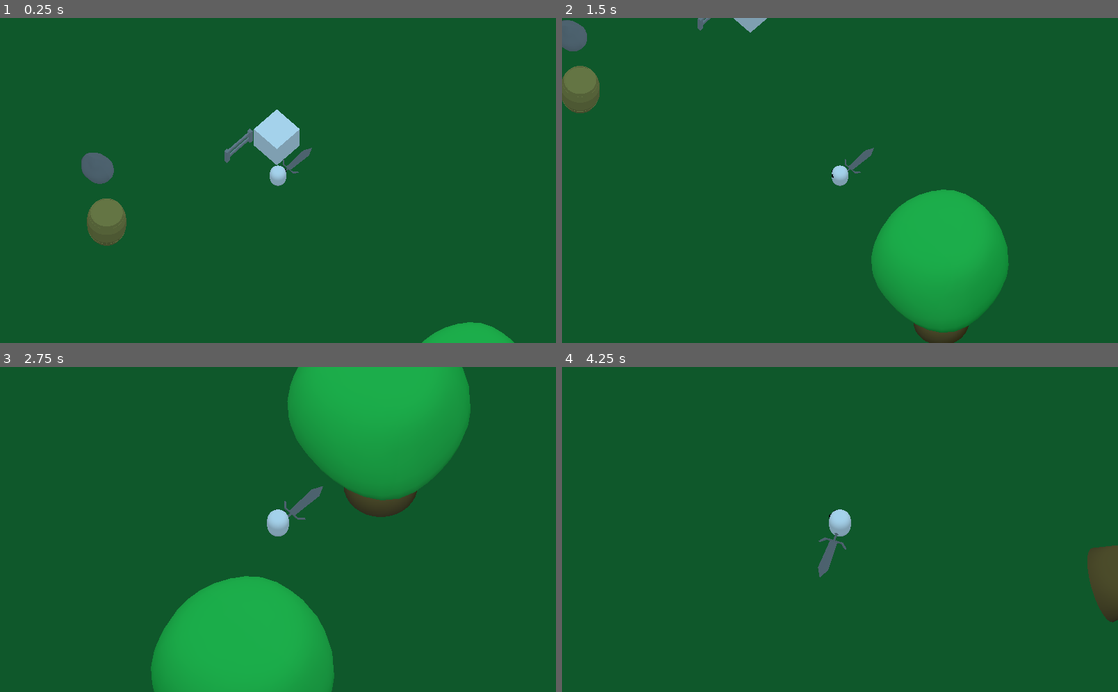
Above: before the commit, frames 1-4 (two rows, left to right).
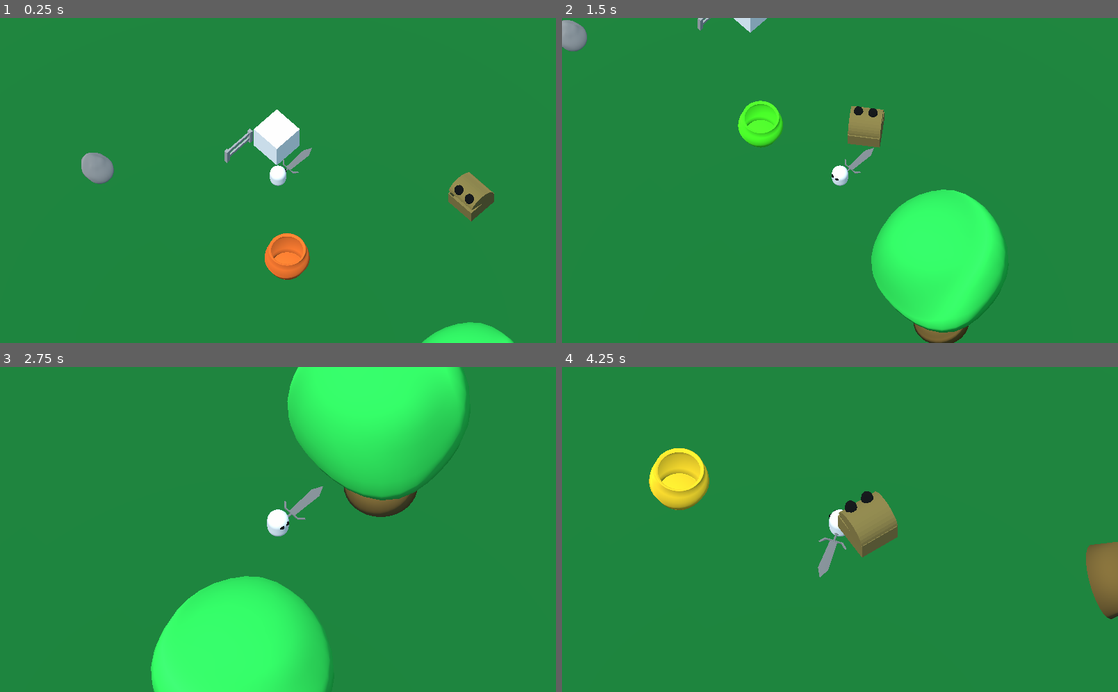
Above: after the commit, the same moments.

Repository: s4x0r/GMTK2023
Game: Godot game, scene res://world.tscn
Same seed, same stepped clock (60 frames per second), same inputs: the game is played once before the commit and once after it.
Inputs (mouse positions are in pixels of both pictures, inside the frame that each line leads up to):
- Up to frame 1 (0.25 s): no input
- Up to frame 2 (1.5 s): move the mouse to (962, 164) at 0.52 s; hold D (move_right) 0.53-1.28 s; tap Mouse wheel up (zoom_in) at 0.6 s; click (962, 164) at 0.67 s; move the mouse to (728, 196) at 1.27 s; hold S (move_back) from 1.28 s (still down); tap Mouse wheel down (zoom_out) at 1.35 s
- Up to frame 3 (2.75 s): move the mouse to (333, 458) at 2.02 s; release S (move_back) at 2.03 s; hold D (move_right) from 2.03 s (still down); tap Mouse wheel up (zoom_in) at 2.1 s
- Up to frame 4 (4.25 s): move the mouse to (812, 594) at 2.77 s; release D (move_right) at 2.78 s; hold W (move_forward) 2.78-3.53 s; tap Mouse wheel down (zoom_out) at 2.85 s; click (812, 594) at 2.92 s; move the mouse to (1006, 578) at 3.52 s; hold A (move_left) from 3.53 s (still down); tap Mouse wheel up (zoom_in) at 3.6 s

The runs differ from the first frame. In frame 1, 100% of the frame differs, in the area x 0-100%, y 0-100%; in frame 2, 99%; in frame 3, 99%; in frame 4, 100%.

Commit message:
ahhhhhhh

Diff:
--- a/barrel.gd
+++ /dev/null
@@ -1,16 +0,0 @@
-extends KinematicBody
-
-
-# Declare member variables here. Examples:
-# var a = 2
-# var b = "text"
-
-
-# Called when the node enters the scene tree for the first time.
-func _ready():
-	pass # Replace with function body.
-
-
-# Called every frame. 'delta' is the elapsed time since the previous frame.
-#func _process(delta):
-#	pass
--- /dev/null
+++ b/parts/barrel.gd
@@ -0,0 +1,52 @@
+extends KinematicBody
+
+export var speed = 14
+
+var velocity = Vector3.ZERO
+var target= null
+
+# Called when the node enters the scene tree for the first time.
+func _ready():
+	pass # Replace with function body.
+
+
+# Called every frame. 'delta' is the elapsed time since the previous frame.
+
+
+func _physics_process(_delta):
+	var direction = Vector3.ZERO
+	if target != null:
+		look_at(Vector3(target.translation.x, translation.y, target.translation.z), Vector3.UP)
+		direction = translation - target.translation
+		pass
+
+
+	if direction != Vector3.ZERO:
+		direction = -direction.normalized()
+
+
+	velocity.x = direction.x * speed
+	velocity.z = direction.z * speed
+
+	#$body.look_at(to_global(velocity), Vector3.UP)
+	velocity = move_and_slide(velocity, Vector3.UP)
+
+
+
+	pass
+
+
+
+
+func _on_Area_body_exited(body:Node):
+	print([body, "exited"])
+	target = null
+	pass # Replace with function body.
+
+
+func _on_Area_body_entered(body:Node):
+	if body.name =="guy":
+		target = body
+		pass
+	print([body, "entered"])
+	pass # Replace with function body.
--- /dev/null
+++ b/parts/barrel.tscn
@@ -0,0 +1,37 @@
+[gd_scene load_steps=6 format=2]
+
+[ext_resource path="res://parts/barrel.gd" type="Script" id=1]
+[ext_resource path="res://Models/Barrel.obj" type="ArrayMesh" id=2]
+
+[sub_resource type="CylinderShape" id=13]
+height = 2.5
+radius = 1.2
+
+[sub_resource type="SpatialMaterial" id=16]
+albedo_color = Color( 0.615686, 0.556863, 0.27451, 1 )
+
+[sub_resource type="CylinderShape" id=17]
+radius = 8.339
+
+[node name="barrel" type="KinematicBody"]
+script = ExtResource( 1 )
+__meta__ = {
+"_edit_group_": true
+}
+
+[node name="CollisionShape" type="CollisionShape" parent="."]
+shape = SubResource( 13 )
+
+[node name="model" type="MeshInstance" parent="."]
+mesh = ExtResource( 2 )
+skeleton = NodePath("../..")
+material/0 = SubResource( 16 )
+
+[node name="Area" type="Area" parent="."]
+input_ray_pickable = false
+
+[node name="CollisionShape" type="CollisionShape" parent="Area"]
+shape = SubResource( 17 )
+
+[connection signal="body_entered" from="Area" to="." method="_on_Area_body_entered"]
+[connection signal="body_exited" from="Area" to="." method="_on_Area_body_exited"]
--- /dev/null
+++ b/parts/chest.tscn
@@ -0,0 +1,96 @@
+[gd_scene load_steps=12 format=2]
+
+[ext_resource path="res://Models/Chestbottom.obj" type="ArrayMesh" id=1]
+[ext_resource path="res://Models/Chesttop.obj" type="ArrayMesh" id=2]
+[ext_resource path="res://parts/barrel.gd" type="Script" id=3]
+
+[sub_resource type="SpatialMaterial" id=1]
+albedo_color = Color( 0.509804, 0.439216, 0.223529, 1 )
+
+[sub_resource type="SpatialMaterial" id=2]
+albedo_color = Color( 0, 0, 0, 1 )
+
+[sub_resource type="Animation" id=3]
+resource_name = "New Anim"
+
+[sub_resource type="Animation" id=4]
+length = 0.001
+tracks/0/type = "value"
+tracks/0/path = NodePath("Chesttop:rotation_degrees")
+tracks/0/interp = 1
+tracks/0/loop_wrap = true
+tracks/0/imported = false
+tracks/0/enabled = true
+tracks/0/keys = {
+"times": PoolRealArray( 0 ),
+"transitions": PoolRealArray( 1 ),
+"update": 0,
+"values": [ Vector3( 1.70755e-06, 0, 0 ) ]
+}
+
+[sub_resource type="Animation" id=5]
+resource_name = "default"
+
+[sub_resource type="Animation" id=6]
+resource_name = "talking"
+length = 2.0
+loop = true
+tracks/0/type = "value"
+tracks/0/path = NodePath("Chesttop:rotation_degrees")
+tracks/0/interp = 1
+tracks/0/loop_wrap = true
+tracks/0/imported = false
+tracks/0/enabled = true
+tracks/0/keys = {
+"times": PoolRealArray( 0, 0.5, 1, 1.5 ),
+"transitions": PoolRealArray( 1, 1, 1, 1 ),
+"update": 0,
+"values": [ Vector3( 1.70755e-06, 0, 0 ), Vector3( -37.5, 0, 0 ), Vector3( -15, 0, 0 ), Vector3( -45, 0, 0 ) ]
+}
+
+[sub_resource type="CylinderShape" id=7]
+radius = 10.0
+
+[sub_resource type="BoxShape" id=8]
+
+[node name="chest" type="KinematicBody"]
+script = ExtResource( 3 )
+
+[node name="Chestbottom" type="MeshInstance" parent="."]
+transform = Transform( 1, 0, 0, 0, 1, 0, 0, 0, 1, -0.2, 0, -0.4 )
+mesh = ExtResource( 1 )
+material/0 = SubResource( 1 )
+
+[node name="Chesttop" type="MeshInstance" parent="."]
+transform = Transform( 1, 0, 0, 0, 1, -2.98023e-08, 0, 2.98023e-08, 1, -0.2, 0, -0.4 )
+mesh = ExtResource( 2 )
+material/0 = SubResource( 1 )
+
+[node name="CSGSphere" type="CSGSphere" parent="Chesttop"]
+transform = Transform( 1, 0, 0, 0, 1.29904, -0.5, 0, 0.75, 0.866025, -0.4, 0.44282, 0.833013 )
+radius = 0.3
+material = SubResource( 2 )
+
+[node name="CSGSphere2" type="CSGSphere" parent="Chesttop"]
+transform = Transform( 1, 0, 0, 0, 1.29904, -0.5, 0, 0.75, 0.866025, 0.5, 0.44282, 0.833013 )
+radius = 0.3
+material = SubResource( 2 )
+
+[node name="AnimationPlayer" type="AnimationPlayer" parent="."]
+autoplay = "talking"
+"anims/New Anim" = SubResource( 3 )
+anims/RESET = SubResource( 4 )
+anims/default = SubResource( 5 )
+anims/talking = SubResource( 6 )
+
+[node name="Area" type="Area" parent="."]
+
+[node name="CollisionShape" type="CollisionShape" parent="Area"]
+shape = SubResource( 7 )
+
+[node name="CollisionShape" type="CollisionShape" parent="."]
+transform = Transform( 1, 0, 0, 0, 1, 0, 0, 0, 1, 0, 0, -0.4 )
+shape = SubResource( 8 )
+
+[connection signal="body_entered" from="Area" to="." method="_on_Area_body_entered"]
+[connection signal="body_exited" from="Area" to="." method="_on_Area_body_exited"]
--- a/parts/guy.gd
+++ b/parts/guy.gd
@@ -26,13 +26,14 @@
 		print($Camera.size)
 		$Camera.size+=5
 	if direction != Vector3.ZERO:
+		$body.look_at(to_global(velocity), Vector3.UP)
 		direction = direction.normalized()
 
 
 	velocity.x = direction.x * speed
 	velocity.z = direction.z * speed
 
-	$body.look_at(velocity, Vector3.UP)
+
 	velocity = move_and_slide(velocity, Vector3.UP)
 
 
--- a/world.tscn
+++ b/world.tscn
@@ -1,11 +1,12 @@
-[gd_scene load_steps=17 format=2]
+[gd_scene load_steps=19 format=2]
 
 [ext_resource path="res://parts/guy.tscn" type="PackedScene" id=1]
 [ext_resource path="res://Models/Small Rock.obj" type="ArrayMesh" id=2]
 [ext_resource path="res://Models/Tree.obj" type="ArrayMesh" id=3]
 [ext_resource path="res://Models/Fence.obj" type="ArrayMesh" id=4]
-[ext_resource path="res://Models/Barrel.obj" type="ArrayMesh" id=5]
-[ext_resource path="res://barrel.gd" type="Script" id=6]
+[ext_resource path="res://parts/barrel.tscn" type="PackedScene" id=5]
+[ext_resource path="res://parts/chest.tscn" type="PackedScene" id=6]
+[ext_resource path="res://Models/Pot.obj" type="ArrayMesh" id=7]
 
 [sub_resource type="BoxShape" id=6]
 
@@ -17,13 +18,6 @@
 [sub_resource type="BoxShape" id=11]
 
 [sub_resource type="CubeMesh" id=12]
-
-[sub_resource type="CylinderShape" id=13]
-height = 2.5
-radius = 1.2
-
-[sub_resource type="SpatialMaterial" id=16]
-albedo_color = Color( 0.615686, 0.556863, 0.27451, 1 )
 
 [sub_resource type="CapsuleShape" id=17]
 radius = 2.835
@@ -35,6 +29,42 @@
 [sub_resource type="SpatialMaterial" id=15]
 albedo_color = Color( 0.160784, 0.827451, 0.305882, 1 )
 
+[sub_resource type="SpatialMaterial" id=18]
+params_cull_mode = 2
+albedo_color = Color( 0.956863, 0.258824, 0.121569, 1 )
+
+[sub_resource type="Animation" id=19]
+length = 0.001
+tracks/0/type = "value"
+tracks/0/path = NodePath(".:material/0:albedo_color")
+tracks/0/interp = 1
+tracks/0/loop_wrap = true
+tracks/0/imported = false
+tracks/0/enabled = true
+tracks/0/keys = {
+"times": PoolRealArray( 0 ),
+"transitions": PoolRealArray( 1 ),
+"update": 0,
+"values": [ Color( 0.956863, 0.258824, 0.121569, 1 ) ]
+}
+
+[sub_resource type="Animation" id=20]
+resource_name = "rainbow"
+length = 3.5
+loop = true
+tracks/0/type = "value"
+tracks/0/path = NodePath(".:material/0:albedo_color")
+tracks/0/interp = 1
+tracks/0/loop_wrap = true
+tracks/0/imported = false
+tracks/0/enabled = true
+tracks/0/keys = {
+"times": PoolRealArray( 0, 0.5, 1, 1.5, 2, 2.5, 3, 3.5 ),
+"transitions": PoolRealArray( 1, 1, 1, 1, 1, 1, 1, 1 ),
+"update": 0,
+"values": [ Color( 0.956863, 0.258824, 0.121569, 1 ), Color( 0.956863, 0.592157, 0.121569, 1 ), Color( 0.952941, 0.960784, 0.0980392, 1 ), Color( 0.286275, 0.960784, 0.0980392, 1 ), Color( 0.0980392, 0.960784, 0.8, 1 ), Color( 0.0980392, 0.231373, 0.960784, 1 ), Color( 0.670588, 0.0980392, 0.960784, 1 ), Color( 0.956863, 0.32549, 0.121569, 1 ) ]
+}
+
 [node name="Spatial" type="Spatial"]
 
 [node name="guy" parent="." instance=ExtResource( 1 )]
@@ -69,20 +99,8 @@
 transform = Transform( 1, 0, 0, 0, 1, 0, 0, 0, 1, -8.4, 0.7, 7.3 )
 mesh = ExtResource( 2 )
 
-[node name="barrel" type="KinematicBody" parent="."]
-transform = Transform( 1, 0, 0, 0, 1, 0, 0, 0, 1, -5, 1.3, 9.9 )
-script = ExtResource( 6 )
-__meta__ = {
-"_edit_group_": true
-}
-
-[node name="CollisionShape" type="CollisionShape" parent="barrel"]
-shape = SubResource( 13 )
-
-[node name="model" type="MeshInstance" parent="barrel"]
-mesh = ExtResource( 5 )
-skeleton = NodePath("../..")
-material/0 = SubResource( 16 )
+[node name="barrel" parent="." instance=ExtResource( 5 )]
+transform = Transform( 1, 0, 0, 0, 1, 0, 0, 0, 1, -8.8, 1.2, 25.1 )
 
 [node name="forest" type="Spatial" parent="."]
 
@@ -189,3 +207,19 @@
 skeleton = NodePath("../../..")
 material/0 = SubResource( 14 )
 material/1 = SubResource( 15 )
+
+[node name="Pot" type="MeshInstance" parent="."]
+transform = Transform( 1, 0, 0, 0, 1, 0, 0, 0, 1, 4.6, 1.1, 3.8 )
+mesh = ExtResource( 7 )
+material/0 = SubResource( 18 )
+
+[node name="AnimationPlayer" type="AnimationPlayer" parent="Pot"]
+autoplay = "rainbow"
+anims/RESET = SubResource( 19 )
+anims/rainbow = SubResource( 20 )
+
+[node name="DirectionalLight" type="DirectionalLight" parent="."]
+transform = Transform( 1, 0, 0, 0, 0.36879, 0.929513, 0, -0.929513, 0.36879, 0, 23.2303, 0 )
+
+[node name="chest" parent="." instance=ExtResource( 6 )]
+transform = Transform( 1, 0, 0, 0, 1, 0, 0, 0, 1, 10.1, 2.5, -6.5 )
Not shown, added: Models/Pot.obj.import
